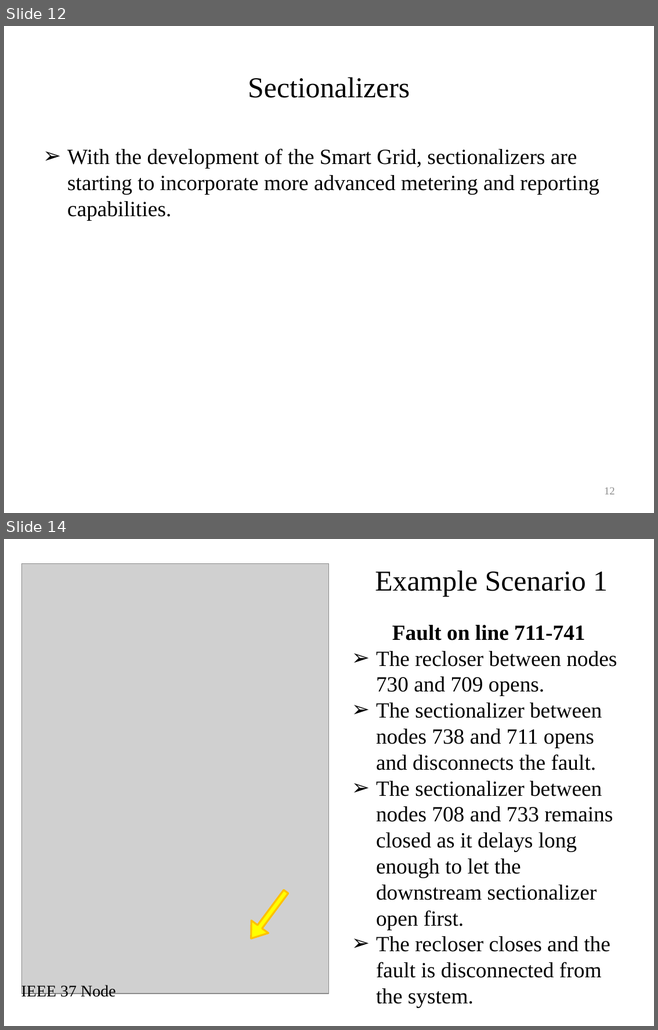
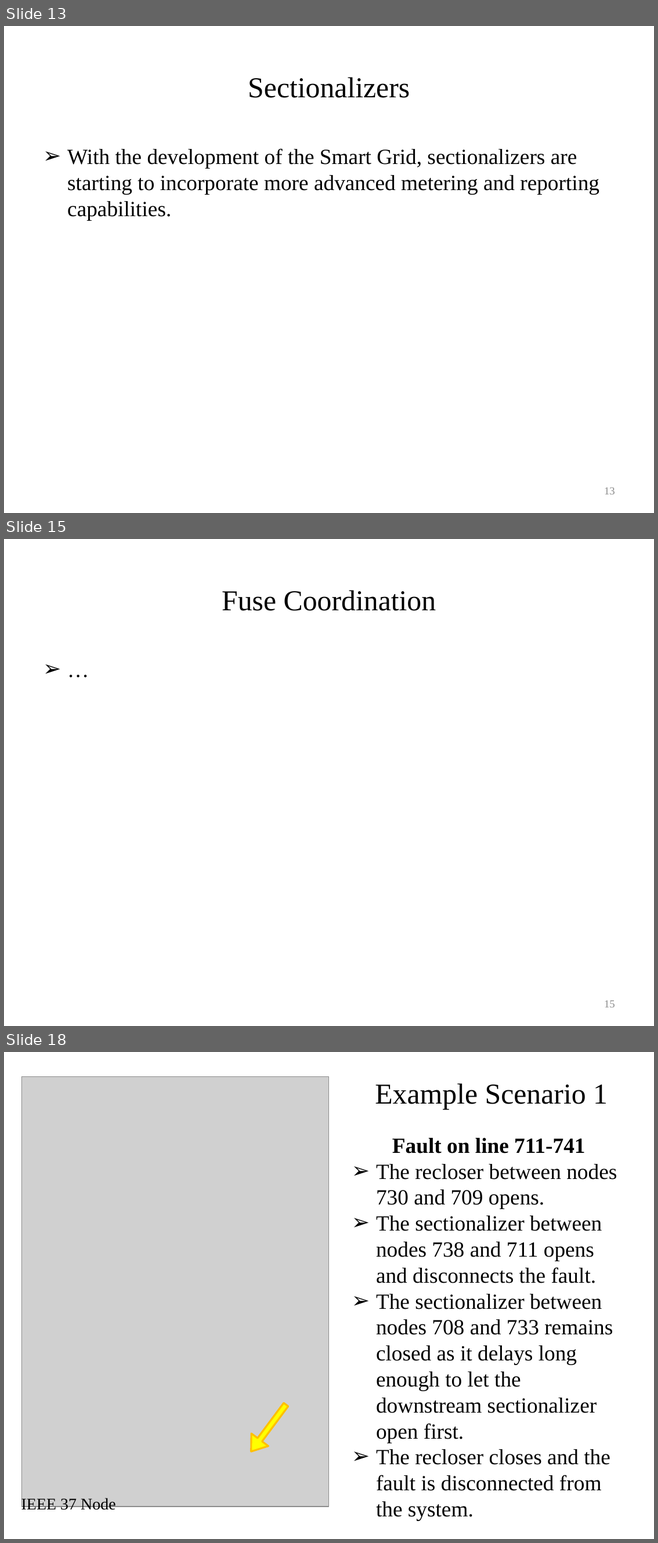
Before and after one commit to gridlab-d/course, a slide deck: University of Washington Class/Module 9 - Automated switching and reconfiguration.pptx. Shown one above the other, each under a label of ours: slides 12 and 14 before the commit, slides 13, 15 and 18 after it; the slides between them are not shown. The pictures are 658x1030 and 658x1543 pixels, drawn with LibreOffice and Linux fonts; fonts in the diff are those of the drawing; grey boxes stand for pictures. Boxes give left, top, right and bottom in pixels: in the first picture for what was removed or moved away, otherwise in the second. Text is boxed around its words. In the diff, an @@ line names an element or a change of style, - is before the commit and + after.

```diff
--- a/University of Washington Class/Module 9 - Automated switching and reconfiguration.pptx
+++ b/University of Washington Class/Module 9 - Automated switching and reconfiguration.pptx
@@ slide 15 added at (4,539,654,1026), background #FFFFFF @@
@@ title added at (221,590,436,611), 32 pt, text #000000 @@
+Fuse Coordination
@@ text added at (36,653,621,974), 24 pt, text #000000 @@
+➢ …
@@ page number added at (604,1001,615,1008), 12 pt, text #8C8C8C @@
+15
@@ what was slide 12 is now slide 13 @@
@@ page number at (604,488,615,495): text changed @@
-12
+13
@@ what was slide 14 is now slide 18 @@
```
Also in this commit, not shown: 2 slides changed, 4 other slides added, 1 slide removed.
